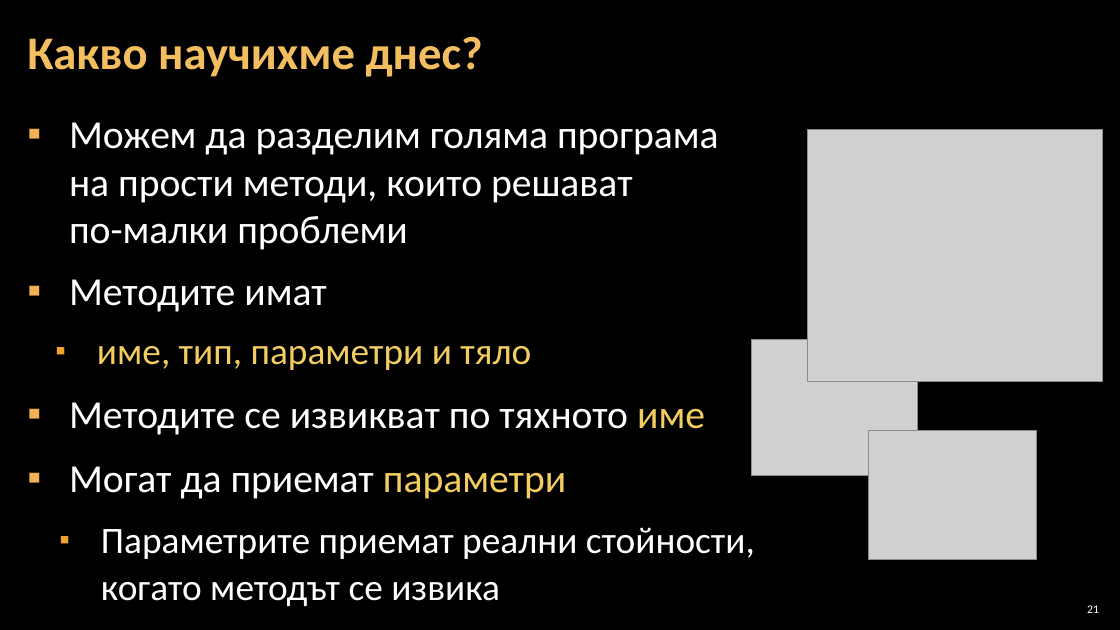
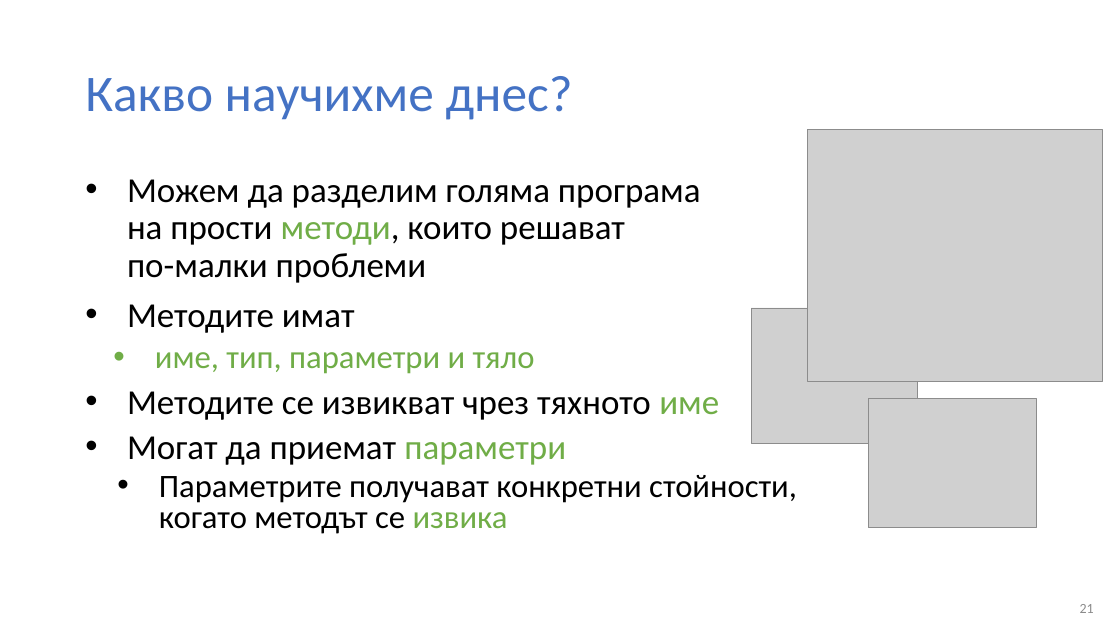
Before and after one commit to BG-IT-Edu/Free-Content, a slide deck: slide 21 of dmanolov/Информатика 11 клас, ПП (C#)/М0.Въведение в програмирането/06.Методи/06.1.Деклариране-и-извикване-на-методи.pptx. Drawn at 1120x630 pixels with LibreOffice and Linux fonts; fonts in the diff are those of the drawing; grey boxes stand for pictures; background and template pictures are left out. Boxes give left, top, right and bottom in pixels: in the first picture for what was removed or moved away, otherwise in the second. Text is boxed around its words. In the diff, an @@ line names an element or a change of style, - is before the commit and + after.

Commit message:
добавени материалите за методи

```diff
--- a/dmanolov/Информатика 11 клас, ПП (C#)/М0.Въведение в програмирането/06.Методи/06.1.Деклариране-и-извикване-на-методи.pptx
+++ b/dmanolov/Информатика 11 клас, ПП (C#)/М0.Въведение в програмирането/06.Методи/06.1.Деклариране-и-извикване-на-методи.pptx
@@ background picture (left out) to #FFFFFF @@
@@ title "Какво научихме днес?": place and size @@
-title "Какво научихме днес?" at (27,36,483,77)
+title "Какво научихме днес?" at (85,76,573,120)
@@ title "Какво научихме днес?" at (85,76,573,120): size 40 to 44 pt, text colour #F3BE60 to #4472C4, bold off @@
@@ text "Можем да разделим голяма програма ...": place and size @@
-text "Можем да разделим голяма програма ..." at (69,122,755,606)
+text "Можем да разделим голяма програма ..." at (127,179,797,534)
@@ text at (127,179,701,465): size 34 to 30 pt in "Можем да разделим голяма програма на прости ...", "Методите имат", "Могат да приемат параметри"; text colour #FFFFFF to #000000 in "Можем да разделим голяма програма на прости ...", "Методите имат", "Могат да приемат"; text colour #FFFFFF to #70AD47 in "методи,"; size 32 to 28 pt in "име, тип, параметри и тяло"; text colour #F3CD60 to #70AD47 in "име, тип, параметри и тяло", "параметри"; bullet ▪ to •; line spacing 1 to 0.9; less space between paragraphs; line spacing 1.05 to 0.8 @@
@@ picture: place and size @@
-picture at (751,340,918,476)
+picture at (751,308,918,444)
@@ text at (127,391,719,420): text changed; size 34 to 30 pt; text colour #FFFFFF to #000000 @@
-▪ Методите се извикват по тяхното име
+• Методите се извикват чрез тяхното име
@@ picture: place and size @@
-picture at (868,430,1036,560)
+picture at (868,398,1036,528)
@@ text at (159,475,797,534): text changed; size 32 to 28 pt; text colour #FFFFFF to #000000 @@
-  ▪ Параметрите приемат реални стойности,
-    когато методът се извика
+  • Параметрите получават конкретни стойности,
+    когато методът се извика
@@ page number at (1080,604,1094,613): size 10 to 12 pt, text colour #FFFFFF to #8C8C8C @@
```
Also in this commit, not shown: 22 other slides changed, 6 other files.
